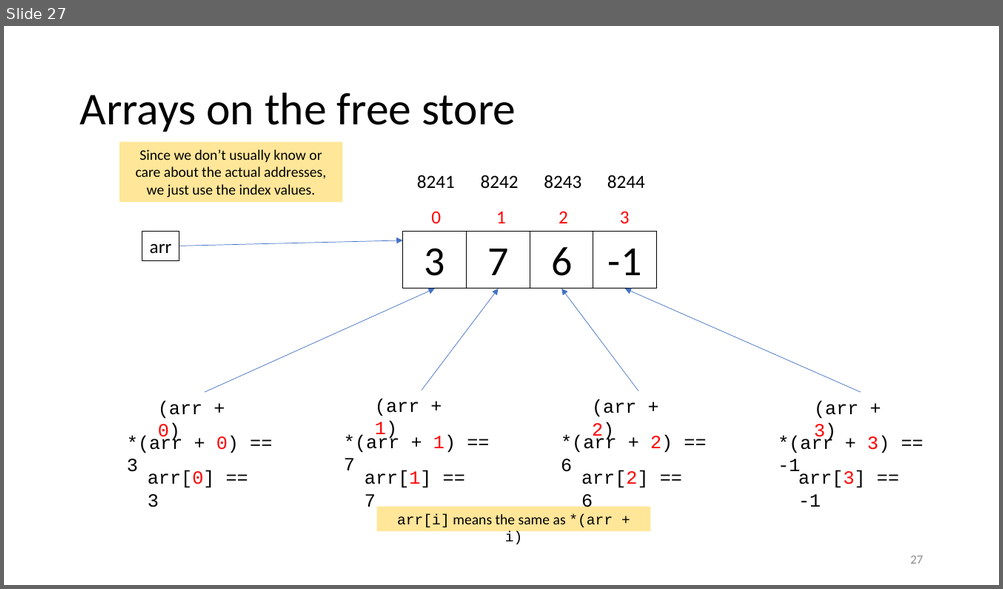
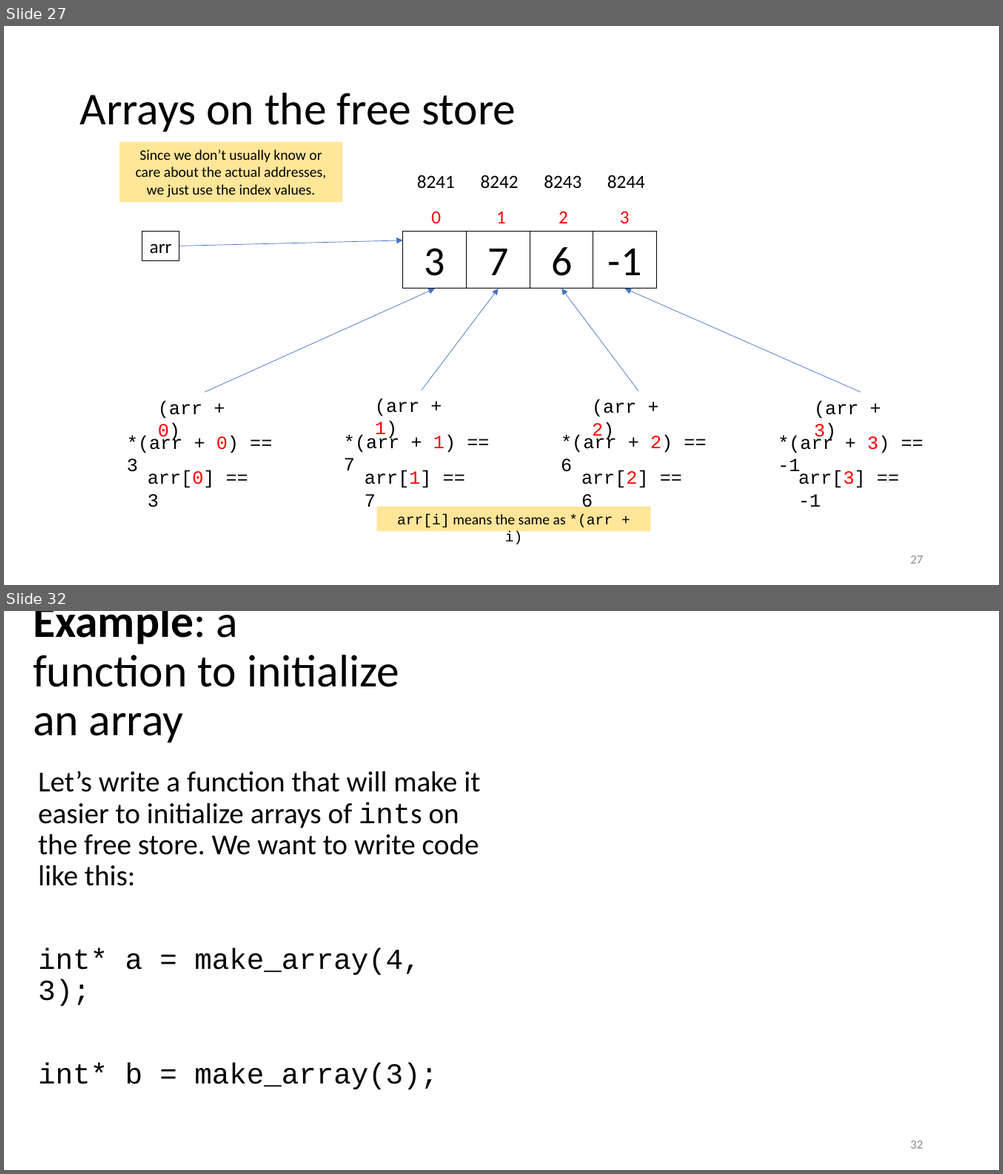
Before and after one commit to tjd1234/cmpt135spring2024, a slide deck: sample_code/week3/week3_cmpt135.pptx. Shown one above the other, each under a label of ours: slide 27 before the commit, slides 27 and 32 after it; the slides between them are not shown. The pictures are 1003x589 and 1003x1174 pixels, drawn with LibreOffice and Linux fonts; fonts in the diff are those of the drawing. Boxes give left, top, right and bottom in pixels: in the first picture for what was removed or moved away, otherwise in the second. Text is boxed around its words. In the diff, an @@ line names an element or a change of style, - is before the commit and + after.

```diff
--- a/sample_code/week3/week3_cmpt135.pptx
+++ b/sample_code/week3/week3_cmpt135.pptx
@@ slide 32 added at (x1=4, y1=611, x2=999, y2=1170), background #FFFFFF @@
@@ title added at (x1=33, y1=611, x2=399, y2=743), 44 pt, text #000000 @@
+Example: a function to initialize an array
@@ text added at (x1=38, y1=771, x2=480, y2=1090), 28 pt, text #000000 @@
+Let’s write a function that will make it easier to initialize arrays of ints on the free store. We want to write code like this:
+int* a = make_array(4, 3);
+int* b = make_array(3);
@@ page number added at (x1=910, y1=1141, x2=922, y2=1149), 12 pt, text #8C8C8C @@
+32
```
Also in this commit, not shown: 20 slides changed, 4 other slides added, 1 other file.
